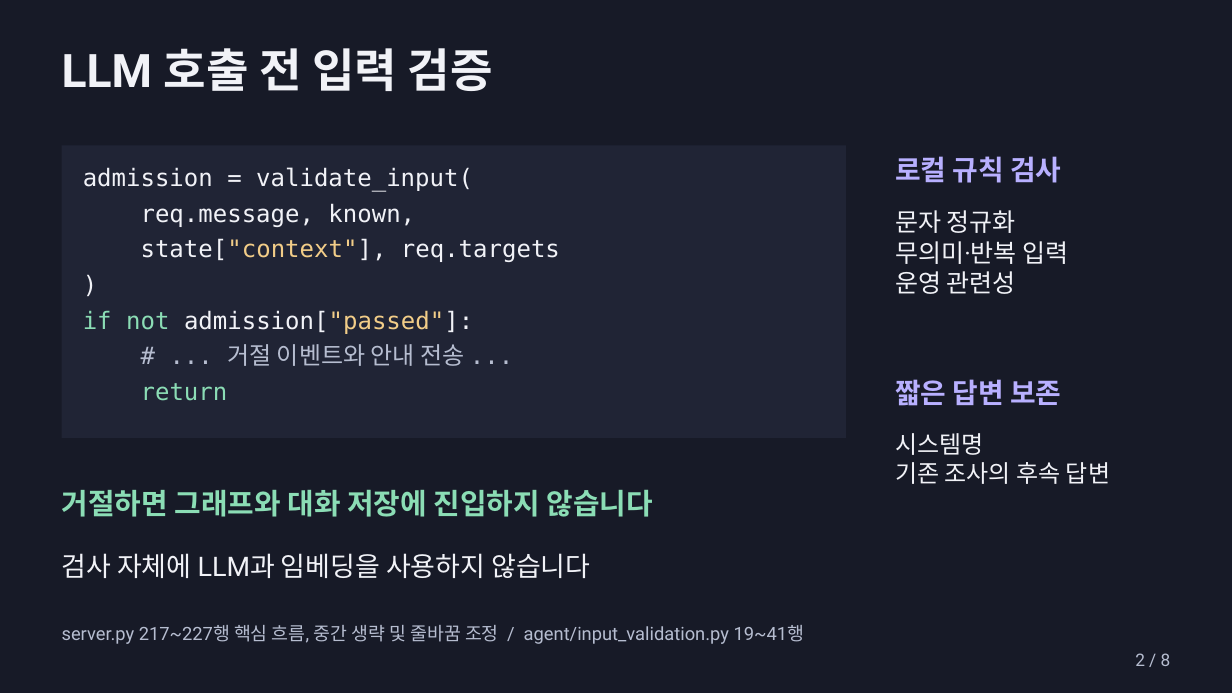
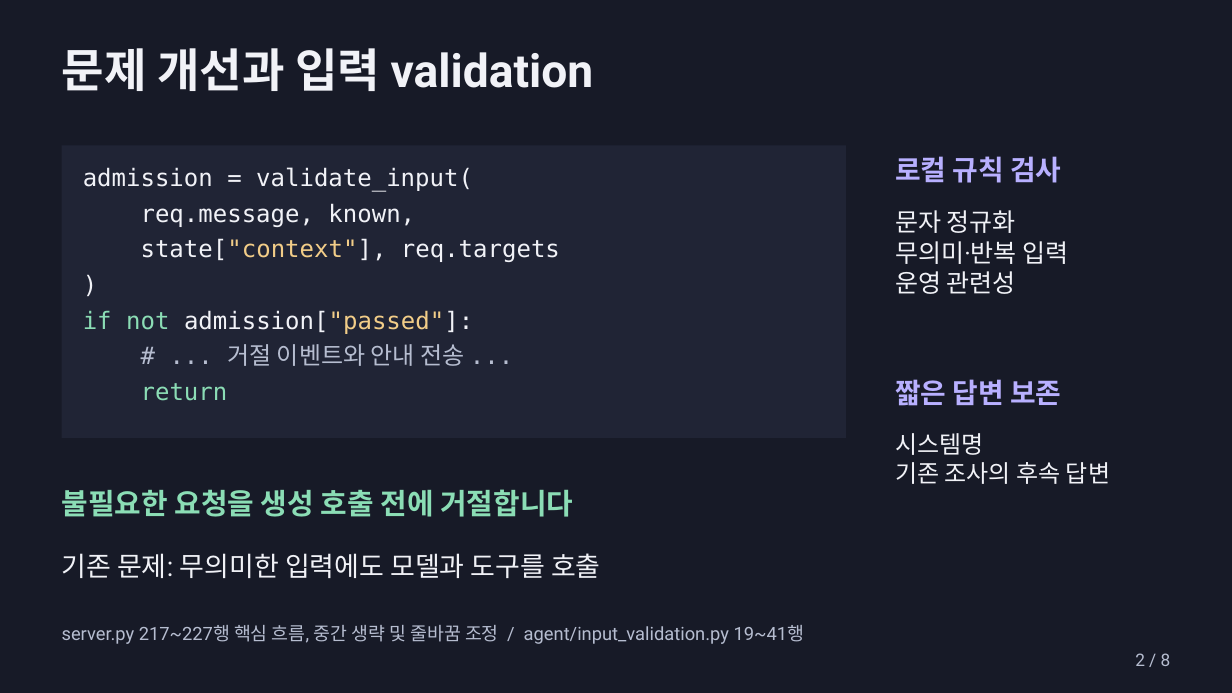
Before and after one commit to beshurl/skala-ai-mini-project, a slide deck: slide 2 of doc/presentation/운영진단_에이전트_5분발표.pptx. Drawn at 1232x693 pixels with LibreOffice and Linux fonts; fonts in the diff are those of the drawing. Boxes give left, top, right and bottom in pixels: in the first picture for what was removed or moved away, otherwise in the second. Text is boxed around its words. In the diff, an @@ line names an element or a change of style, - is before the commit and + after.

```diff
--- a/doc/presentation/운영진단_에이전트_5분발표.pptx
+++ b/doc/presentation/운영진단_에이전트_5분발표.pptx
@@ text at [62, 48, 594, 91]: text changed @@
-LLM 호출 전 입력 검증
+문제 개선과 입력 validation
@@ text at [62, 489, 573, 517]: text changed @@
-거절하면 그래프와 대화 저장에 진입하지 않습니다
+불필요한 요청을 생성 호출 전에 거절합니다
@@ text at [62, 553, 601, 578]: text changed @@
-검사 자체에 LLM과 임베딩을 사용하지 않습니다
+기존 문제: 무의미한 입력에도 모델과 도구를 호출
```
Also in this commit, not shown: 6 other slides changed, 1 slide added, 1 slide removed, 2 other files.
